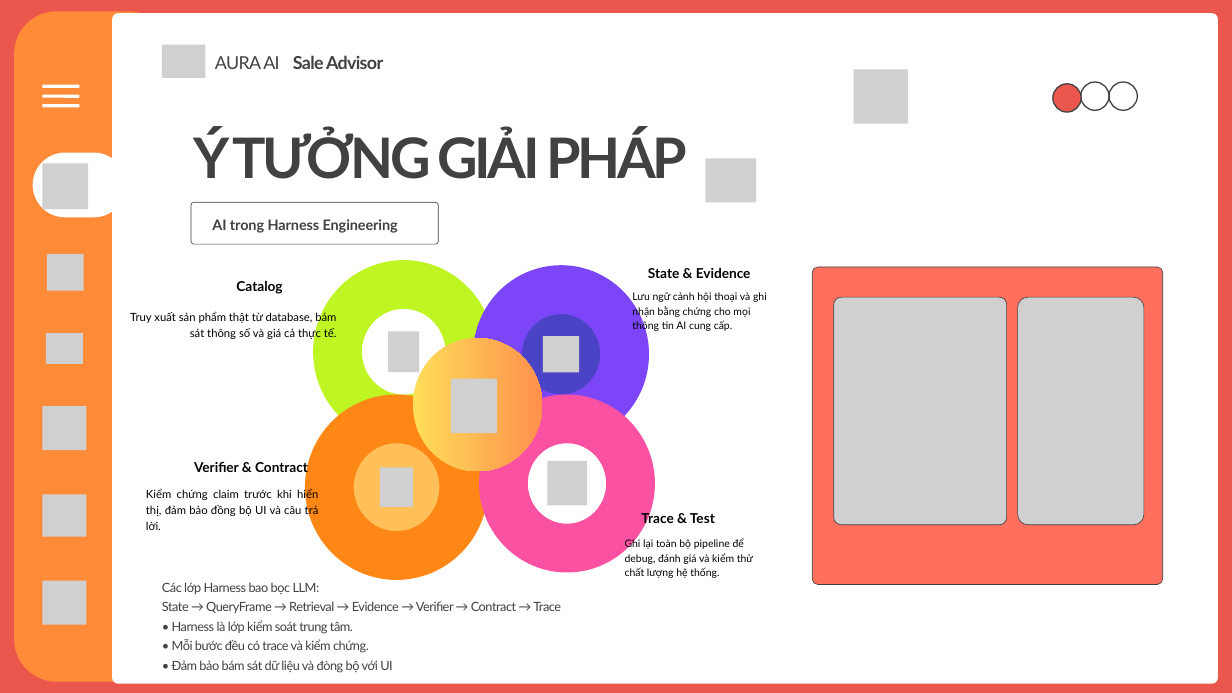
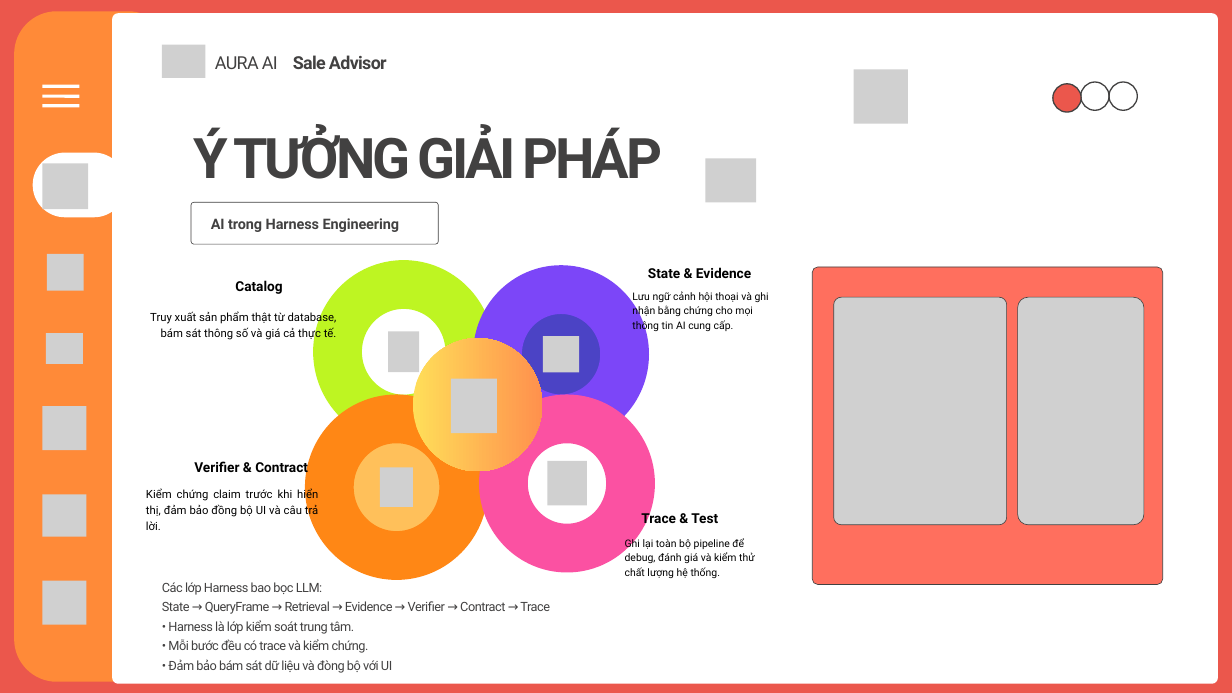
Before and after one commit to mindu2kk/Internship, a slide deck: slide 6 of Documents/FinalReport/B23DCCE022_Slide thuyết trình.pptx. Drawn at 1232x693 pixels with LibreOffice and Linux fonts; fonts in the diff are those of the drawing; grey boxes stand for pictures. Boxes give left, top, right and bottom in pixels: in the first picture for what was removed or moved away, otherwise in the second. Text is boxed around its words. In the diff, an @@ line names an element or a change of style, - is before the commit and + after.

```diff
--- a/Documents/FinalReport/B23DCCE022_Slide thuyết trình.pptx
+++ b/Documents/FinalReport/B23DCCE022_Slide thuyết trình.pptx
@@ font Lato to Roboto in 13 elements at (x1=193, y1=127, x2=662, y2=179), (x1=162, y1=582, x2=550, y2=673), (x1=146, y1=488, x2=318, y2=530), (x1=150, y1=311, x2=337, y2=340), (x1=235, y1=280, x2=282, y2=294), (x1=648, y1=267, x2=751, y2=278), (x1=194, y1=461, x2=308, y2=476), (x1=641, y1=510, x2=718, y2=527), (x1=211, y1=218, x2=400, y2=232), (x1=632, y1=291, x2=769, y2=332), (x1=625, y1=537, x2=755, y2=578), (x1=215, y1=56, x2=278, y2=69), (x1=293, y1=55, x2=387, y2=69) @@
```
Also in this commit, not shown: 18 other slides changed, 1 slide removed.
